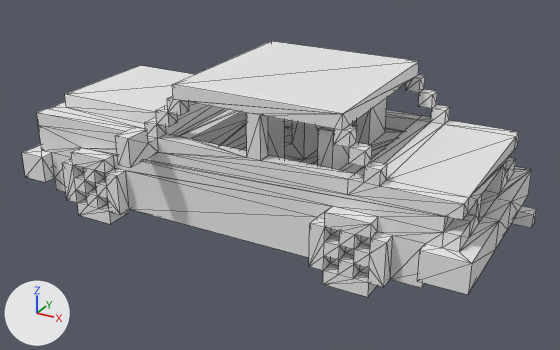
An edit to the OBJ model MyDX12/Resources/boss_car/boss_car.obj, drawn before and after from the same camera.
Before and after are seen from a 50 mm camera at (10.09, -19.4, 10.39) aimed at (0.27, -1.55, 1.46). The axes (+X, +Y, +Z) are drawn at lower left. The lights are the same throughout. Mesh edges are drawn as thin lines. Where no turn or scale is listed for an object, it has been applied to the vertices.

In view in the first picture: 'boss_car.002'.
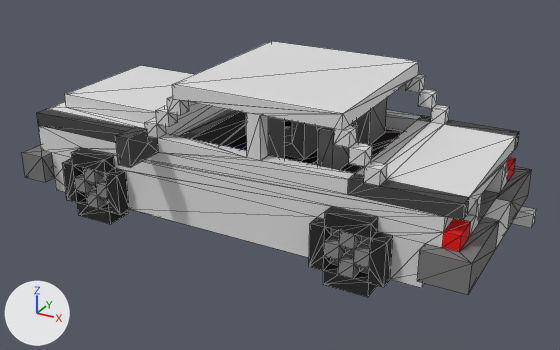
The newer file is also turned or shifted as a whole; pictures and numbers use the older file's frame.

What differs and where, as boxes [x1, y1, x2, y2] in the pictures (560 x 350 px):
'boss_car.002', surface changed
    both: [22, 72, 536, 297]

What changed in the scene script:
```text
Add img_boss_car_png:
    img_boss_car_png = load_image('boss_car.png', 'boss_car.png', 256, 1, 'sRGB')
Change mat_palette_002:
    remove mat_palette_002.base_color = (0.8, 0.8, 0.8)  # white #e7e7e7
    add mat_palette_002.texture = img_boss_car_png
```
